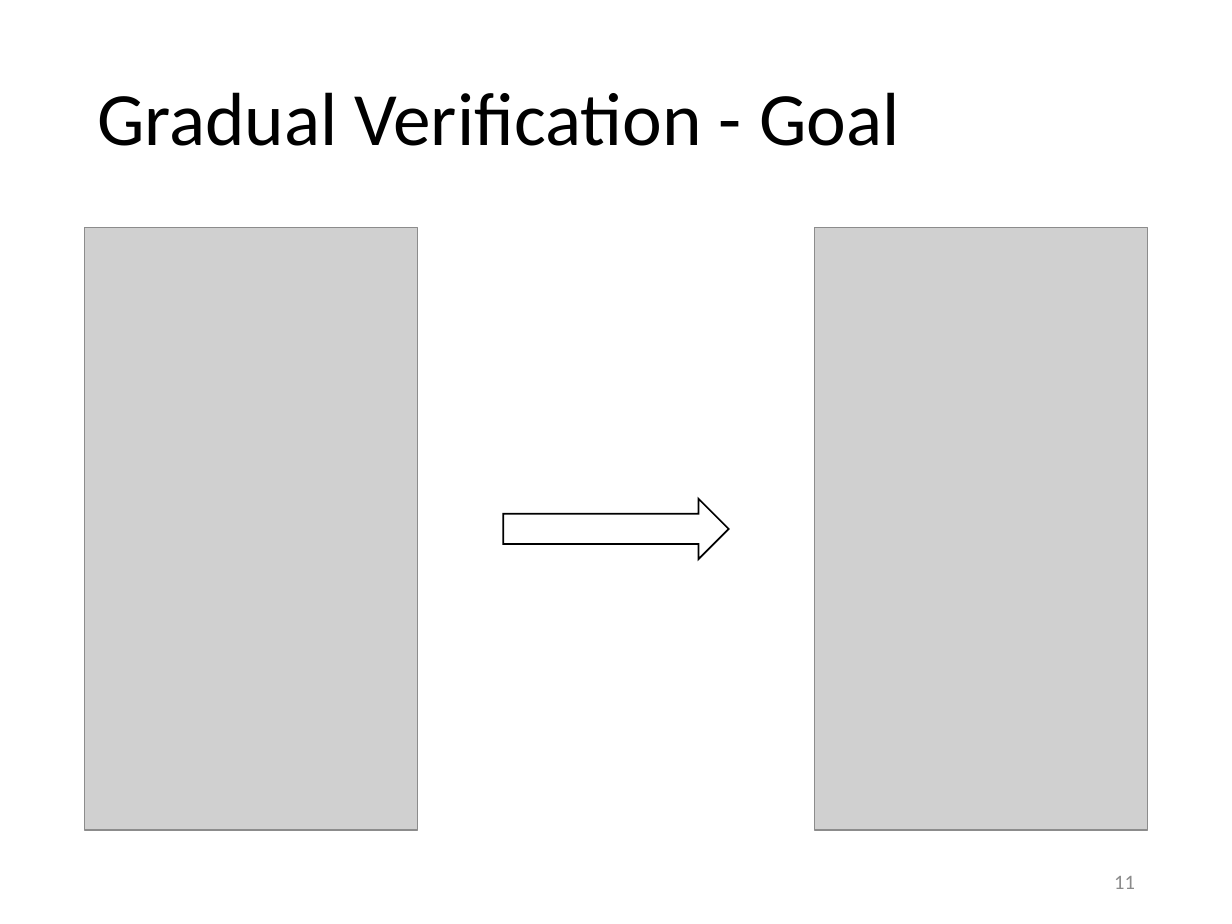
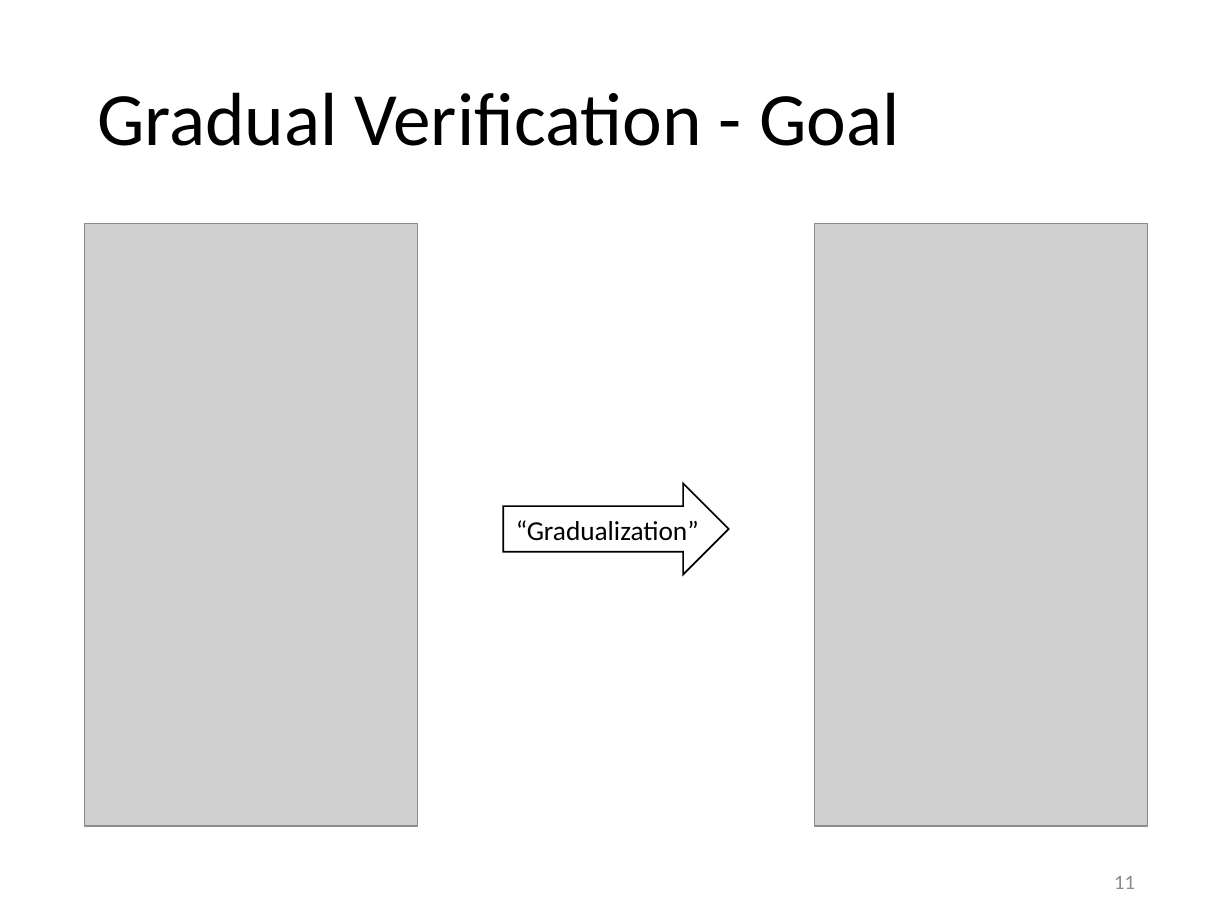
Before and after one commit to olydis/GradVerThesis, a slide deck: slide 11 of presentation/PLunch.pptx. Drawn at 1232x924 pixels with LibreOffice and Linux fonts; fonts in the diff are those of the drawing; grey boxes stand for pictures. Boxes give left, top, right and bottom in pixels: in the first picture for what was removed or moved away, otherwise in the second. Text is boxed around its words. In the diff, an @@ line names an element or a change of style, - is before the commit and + after.

```diff
--- a/presentation/PLunch.pptx
+++ b/presentation/PLunch.pptx
@@ picture: place and size @@
-picture at [85, 228, 418, 830]
+picture at [85, 224, 418, 827]
@@ picture: place and size @@
-picture at [814, 228, 1147, 830]
+picture at [814, 224, 1147, 827]
@@ right arrow: place and size @@
-right arrow at [503, 499, 728, 559]
+right arrow at [503, 483, 728, 574]
@@ text added at [516, 520, 699, 541], 16 pt, text #000000 @@
+“Gradualization”
```
Also in this commit, not shown: 6 other slides changed, 1 slide added, 4 other files.
